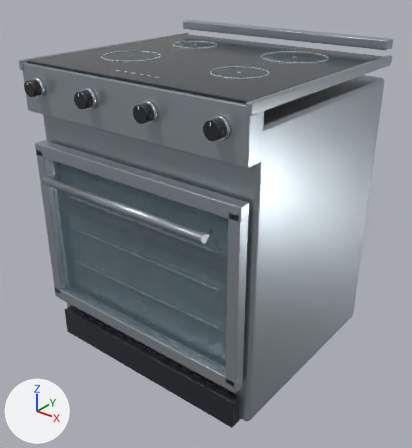
Renders of the Blender file assets-source/blender/luxury-induction-range-30.blend from each side of a commit.
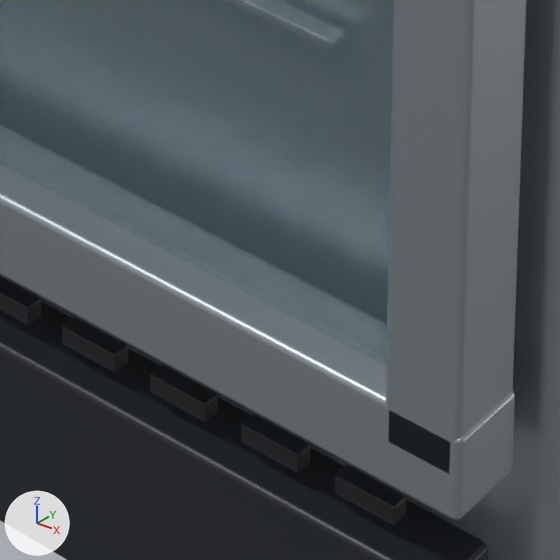
The first picture shows the older version from a 50 mm camera at (0.998, -1.25, 1.158) aimed at (0.019, -0.025, 0.398). The close-ups show the older and then the newer version on the part from 42% to 60% of the width and 72% to 89% of the height of that picture. Only the edits that show in the close-ups are written down. The axes (+X, +Y, +Z) are drawn at lower left. The lights are the same throughout.

Before the edit, the objects in view are built like this:
```python
me_cube_047 = bpy.data.meshes.new('Cube.047')
me_cube_047.from_pydata(...)  # 96 vertices, 98 faces; spans x 0.1166..0.1436, y -0.3125..-0.3046, z 0.1005..0.1095
me_cube_047.materials.append(mat_black_enamel)  # black #21262b
me_cube_048 = bpy.data.meshes.new('Cube.048')
me_cube_048.from_pydata(...)  # 96 vertices, 98 faces; spans x 0.16..0.187, y -0.3125..-0.3046, z 0.1005..0.1095
me_cube_048.materials.append(mat_black_enamel)  # black #21262b
me_cube_051 = bpy.data.meshes.new('Cube.051')
me_cube_051.from_pydata(...)  # 96 vertices, 98 faces; spans x 0.2901..0.3171, y -0.3125..-0.3046, z 0.1005..0.1095
me_cube_051.materials.append(mat_black_enamel)  # black #21262b
ob_toe_ventilation_slot_010 = bpy.data.objects.new('Toe ventilation slot.010', me_cube_047)
ob_toe_ventilation_slot_010.location = (0.0, 0.0, 0.0)
ob_toe_ventilation_slot_011 = bpy.data.objects.new('Toe ventilation slot.011', me_cube_048)
ob_toe_ventilation_slot_011.location = (0.0, 0.0, 0.0)
ob_toe_ventilation_slot_014 = bpy.data.objects.new('Toe ventilation slot.014', me_cube_051)
ob_toe_ventilation_slot_014.location = (0.0, 0.0, 0.0)
# also in view: 'Door steel horizontal frame' at (0.0, -0.316, 0.159); 'Toe ventilation slot.013' at (0.26, -0.309, 0.105); 'Toe ventilation slot.012' at (0.217, -0.309, 0.105); 'Door steel upright.001' at (0.343, -0.316, 0.399); 'Recessed black plinth' at (0.0, 0.011, 0.045)
```
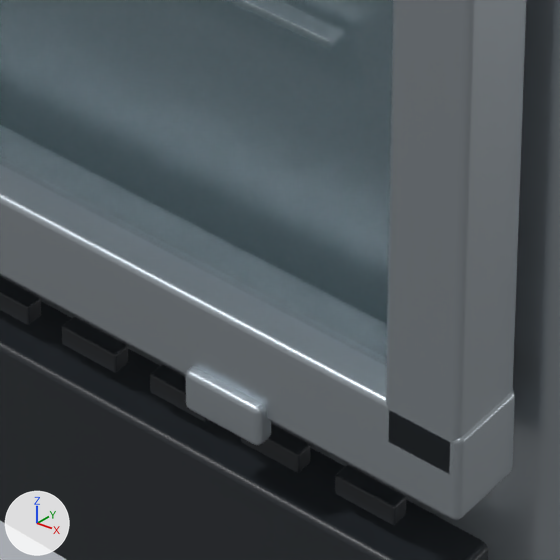
Boxes (x1, y1, x2, y2) around the edits, measured in the close-ups (560 x 560 px):
```json
{"object": "Lower door hinge detail.001", "change": "added", "after": [186, 366, 271, 445]}
```

Edits to the scene script, one JSON object a line:
```json
{"op": "add", "block": "mat_brushed_stainless_steel_001", "code": ["mat_brushed_stainless_steel_001 = principled_material('brushed-stainless-steel.001')", "mat_brushed_stainless_steel_001.base_color = (0.43, 0.48, 0.52)  # light grey #afb8bf", "mat_brushed_stainless_steel_001.metallic = 0.78", "mat_brushed_stainless_steel_001.roughness = 0.32"]}
{"op": "add", "block": "me_cube_166", "code": ["me_cube_166 = bpy.data.meshes.new('Cube.166')", "me_cube_166.from_pydata(...)  # 96 vertices, 98 faces; spans x 0.2406..0.2756, y -0.3378..-0.3288, z 0.13..0.1481", "me_cube_166.materials.append(mat_brushed_stainless_steel_001)  # light grey #afb8bf"]}
{"op": "add", "block": "ob_lower_door_hinge_detail_001", "code": ["ob_lower_door_hinge_detail_001 = bpy.data.objects.new('Lower door hinge detail.001', me_cube_166)", "ob_lower_door_hinge_detail_001.location = (0.0, 0.0, 0.0)"]}
```
